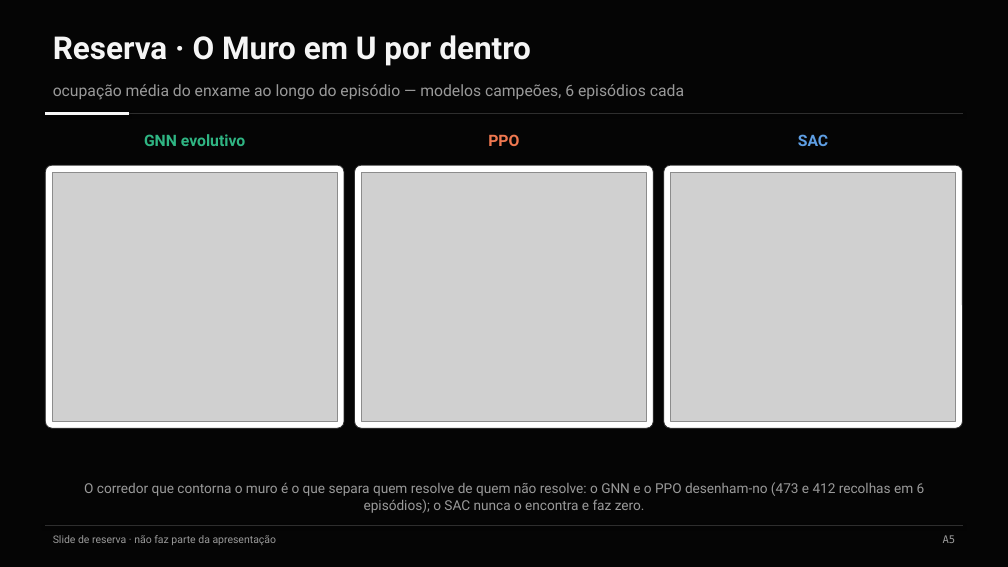
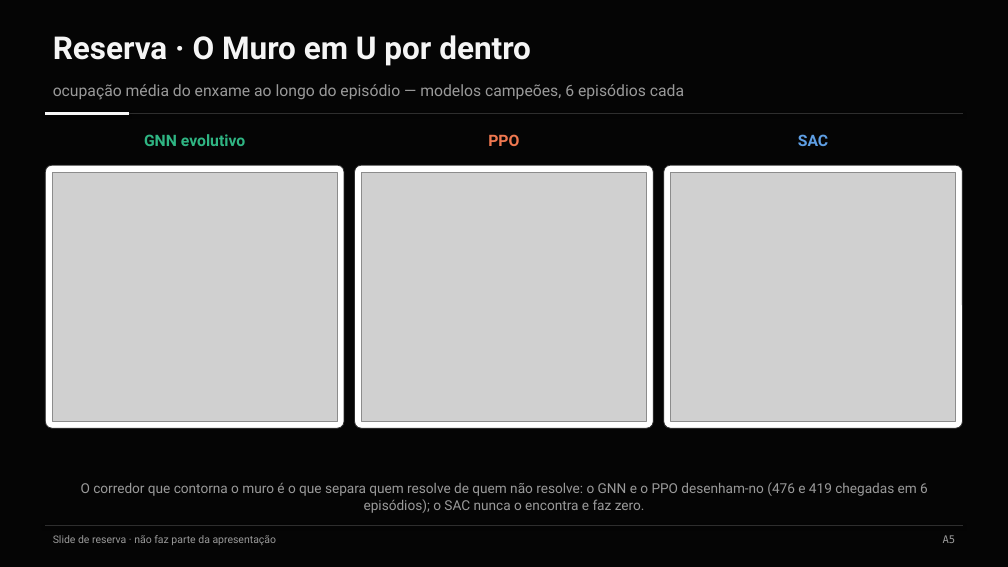
Before and after one commit to Pombo2001/swarm-robotics-tese, a slide deck: slide 24 of Defesa/slides_defesa.pptx. Drawn at 1008x567 pixels with LibreOffice and Linux fonts; fonts in the diff are those of the drawing; grey boxes stand for pictures. Boxes give left, top, right and bottom in pixels: in the first picture for what was removed or moved away, otherwise in the second. Text is boxed around its words. In the diff, an @@ line names an element or a change of style, - is before the commit and + after.

```diff
--- a/Defesa/slides_defesa.pptx
+++ b/Defesa/slides_defesa.pptx
@@ text at (x1=81, y1=482, x2=928, y2=513): text changed @@
-O corredor que contorna o muro é o que separa quem resolve de quem não resolve: o GNN e o PPO desenham-no (473 e 412 recolhas em 6 episódios); o SAC nunca o encontra e faz zero.
+O corredor que contorna o muro é o que separa quem resolve de quem não resolve: o GNN e o PPO desenham-no (476 e 419 chegadas em 6 episódios); o SAC nunca o encontra e faz zero.
```
Also in this commit, not shown: 10 other slides changed, 41 other files.
